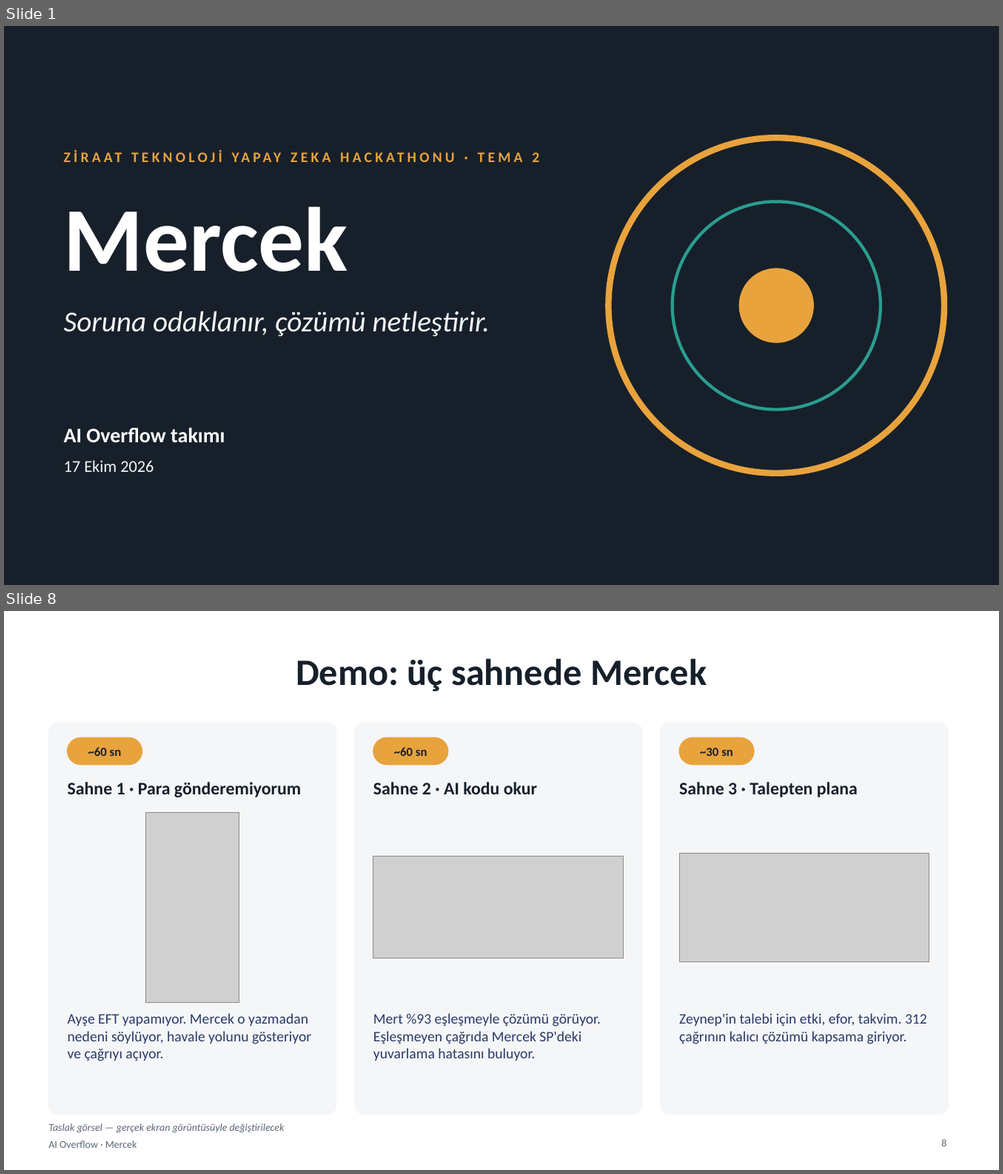
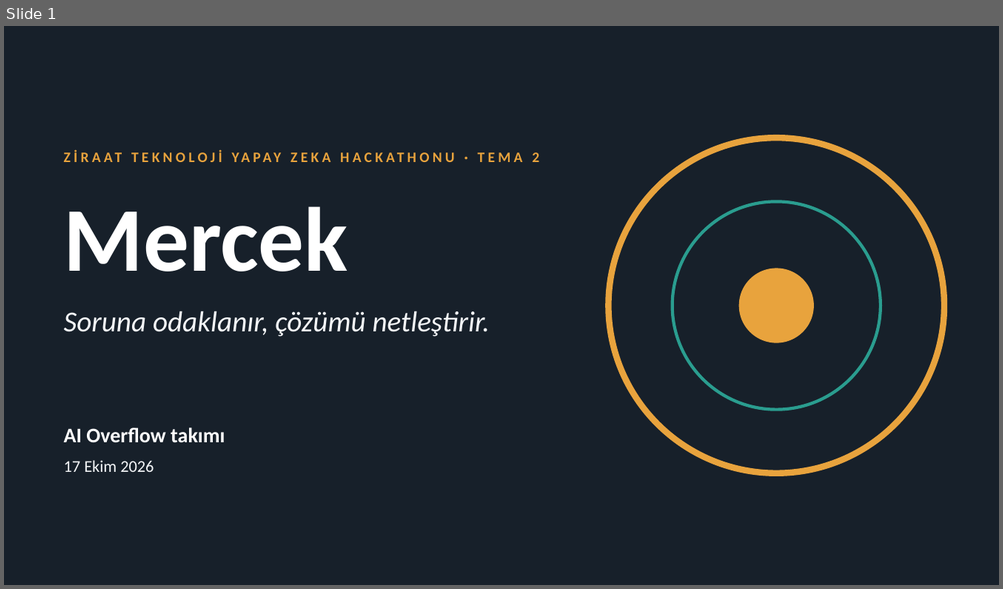
Before and after one commit to SeyhanAmasyalii/ZTHackathonStudy, a slide deck: presentation/Mercek_AI_Overflow_Sunum.pptx. Shown one above the other, each under a label of ours: slides 1 and 8 before the commit, slide 1 after it; the slides between them are not shown. The pictures are 1003x1174 and 1003x589 pixels, drawn with LibreOffice and Linux fonts; fonts in the diff are those of the drawing; grey boxes stand for pictures. Boxes give left, top, right and bottom in pixels: in the first picture for what was removed or moved away, otherwise in the second. Text is boxed around its words. In the diff, an @@ line names an element or a change of style, - is before the commit and + after.

```diff
--- a/presentation/Mercek_AI_Overflow_Sunum.pptx
+++ b/presentation/Mercek_AI_Overflow_Sunum.pptx
@@ slide 8 removed at bbox=[4, 611, 999, 1170], background #FFFFFF @@
@@ title removed at bbox=[296, 658, 706, 692] @@
-Demo: üç sahnede Mercek
@@ rounded rectangle removed at bbox=[48, 723, 336, 1115] @@
@@ rounded rectangle removed at bbox=[68, 738, 142, 765] @@
@@ rounded rectangle removed at bbox=[355, 723, 642, 1115] @@
@@ rounded rectangle removed at bbox=[373, 738, 448, 765] @@
@@ rounded rectangle removed at bbox=[660, 723, 948, 1115] @@
@@ rounded rectangle removed at bbox=[679, 738, 754, 765] @@
@@ text removed at bbox=[88, 747, 122, 756] @@
-~60 sn
@@ text removed at bbox=[394, 747, 427, 756] @@
-~60 sn
@@ text removed at bbox=[700, 748, 733, 756] @@
-~30 sn
@@ text removed at bbox=[68, 782, 301, 797] @@
-Sahne 1 · Para gönderemiyorum
@@ text removed at bbox=[373, 782, 537, 795] @@
-Sahne 2 · AI kodu okur
@@ text removed at bbox=[679, 782, 857, 797] @@
-Sahne 3 · Talepten plana
@@ picture removed at bbox=[146, 812, 239, 1002] @@
@@ picture removed at bbox=[679, 853, 929, 962] @@
@@ picture removed at bbox=[373, 857, 623, 959] @@
@@ text removed at bbox=[68, 1014, 311, 1062] @@
-Ayşe EFT yapamıyor. Mercek o yazmadan nedeni söylüyor, havale yolunu gösteriyor ve çağrıyı açıyor.
@@ text removed at bbox=[373, 1014, 600, 1061] @@
-Mert %93 eşleşmeyle çözümü görüyor. Eşleşmeyen çağrıda Mercek SP'deki yuvarlama hatasını buluyor.
@@ text removed at bbox=[679, 1014, 927, 1045] @@
-Zeynep'in talebi için etki, efor, takvim. 312 çağrının kalıcı çözümü kapsama giriyor.
@@ text removed at bbox=[48, 1141, 137, 1148] @@
-AI Overflow · Mercek
@@ text removed at bbox=[48, 1124, 284, 1133] @@
-Taslak görsel — gerçek ekran görüntüsüyle değiştirilecek
@@ page number removed at bbox=[941, 1139, 946, 1147] @@
-8
```
Also in this commit, not shown: 8 slides changed, 2 slides added, 1 other slide removed, 24 other files.
